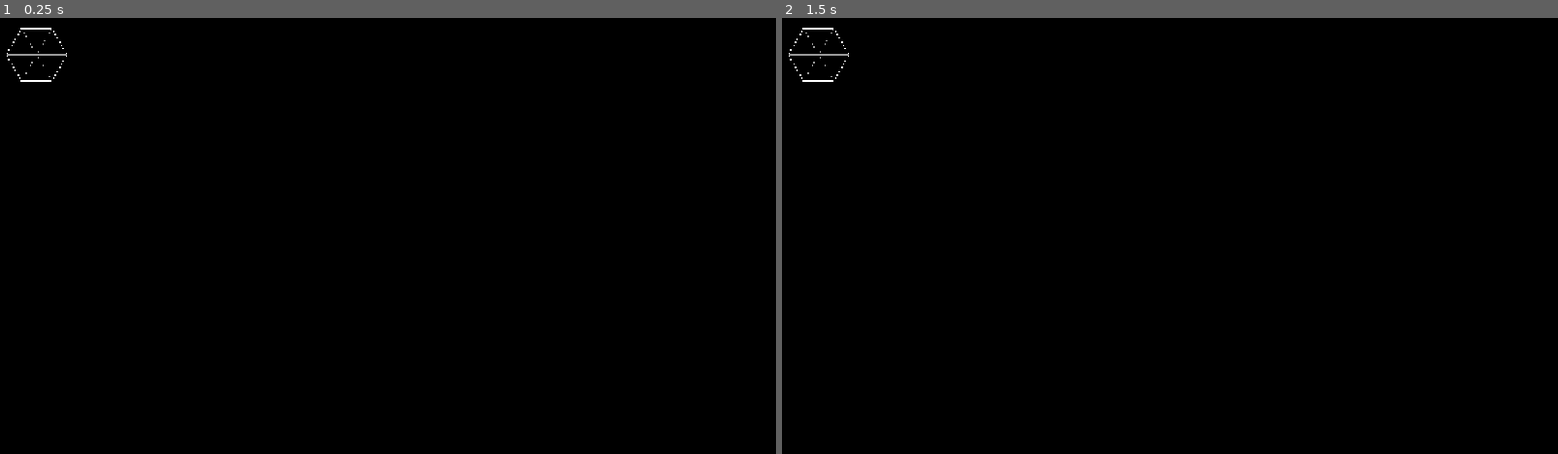
Above: before the commit, frames 1-2 (left to right).
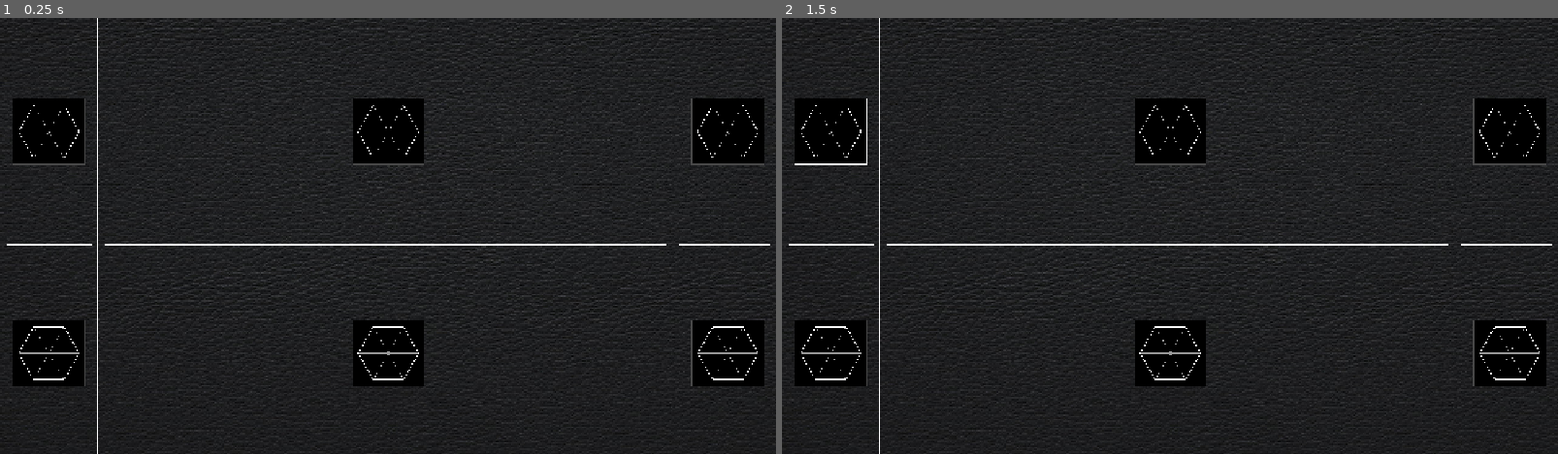
Above: after the commit, the same moments.

Repository: deecovan/hexes
Game: Godot game, scene res://Scenes/Main.tscn
Two runs of this game, one before a commit and one after it. Both use one fixed random seed, a clock stepped at 60 frames per second and the inputs below.
Inputs (mouse positions are in pixels of both pictures, inside the frame that each line leads up to):
- Up to frame 1 (0.25 s): no input
- Up to frame 2 (1.5 s): click (828, 131) at 0.52 s; click (828, 131) at 1.27 s

The runs differ from the first frame. In frame 1, 80% of the frame differs, in the area x 0-100%, y 0-100%; in frame 2, 80%.

Commit message:
Proto Table containers Ready for Video 2:00

Diff:
--- a/Scenes/Main.tscn
+++ b/Scenes/Main.tscn
@@ -1,12 +1,195 @@
-[gd_scene load_steps=3 format=3 uid="uid://6xevav3qkmfb"]
+[gd_scene load_steps=8 format=3 uid="uid://6xevav3qkmfb"]
 
 [ext_resource type="Script" uid="uid://dcyehhgv6gine" path="res://Scripts/Main.gd" id="1_rgh2o"]
-[ext_resource type="PackedScene" uid="uid://dswci3ik7fsaw" path="res://Scenes/Hex.tscn" id="2_idj7w"]
+[ext_resource type="Theme" uid="uid://bcv2ny2u6crhk" path="res://Themes/Baloo Black/Baloo Black.tres" id="2_idj7w"]
+[ext_resource type="Texture2D" uid="uid://bonchvvpaxlrm" path="res://Assets/wallpaperbetter.jpg" id="2_kln2b"]
+[ext_resource type="PackedScene" uid="uid://dswci3ik7fsaw" path="res://Scenes/Hex.tscn" id="4_rgh2o"]
+
+[sub_resource type="StyleBoxLine" id="StyleBoxLine_rgh2o"]
+color = Color(1, 1, 1, 1)
+vertical = true
+
+[sub_resource type="StyleBoxLine" id="StyleBoxLine_pbw6q"]
+color = Color(1, 1, 1, 1)
+
+[sub_resource type="StyleBoxLine" id="StyleBoxLine_v1gob"]
+color = Color(1, 1, 1, 1)
+vertical = true
 
 [node name="Main" type="Node2D"]
 script = ExtResource("1_rgh2o")
 
 [node name="Table" type="Node2D" parent="."]
 
-[node name="Hex" parent="Table" instance=ExtResource("2_idj7w")]
-position = Vector2(60, 60)
+[node name="TextureRect" type="TextureRect" parent="Table"]
+offset_left = -320.0
+offset_top = -160.0
+offset_right = 1600.0
+offset_bottom = 920.0
+pivot_offset = Vector2(960, 540)
+texture = ExtResource("2_kln2b")
+
+[node name="HSplitContainer" type="HSplitContainer" parent="Table"]
+offset_right = 1280.0
+offset_bottom = 720.0
+theme = ExtResource("2_idj7w")
+theme_override_styles/split_bar_background = SubResource("StyleBoxLine_rgh2o")
+split_offset = 20
+drag_area_highlight_in_editor = true
+
+[node name="VSplitContainerL" type="VSplitContainer" parent="Table/HSplitContainer"]
+layout_mode = 2
+theme = ExtResource("2_idj7w")
+theme_override_styles/split_bar_background = SubResource("StyleBoxLine_pbw6q")
+split_offset = 20
+drag_area_margin_begin = 10
+drag_area_margin_end = 10
+drag_area_highlight_in_editor = true
+
+[node name="CenterContainer0" type="CenterContainer" parent="Table/HSplitContainer/VSplitContainerL"]
+layout_mode = 2
+size_flags_vertical = 3
+
+[node name="VBContainer0" type="VBoxContainer" parent="Table/HSplitContainer/VSplitContainerL/CenterContainer0"]
+layout_mode = 2
+
+[node name="Container0" type="CenterContainer" parent="Table/HSplitContainer/VSplitContainerL/CenterContainer0/VBContainer0"]
+custom_minimum_size = Vector2(160, 120)
+layout_mode = 2
+size_flags_horizontal = 4
+size_flags_vertical = 4
+
+[node name="Button0" type="Button" parent="Table/HSplitContainer/VSplitContainerL/CenterContainer0/VBContainer0/Container0"]
+custom_minimum_size = Vector2(120, 110)
+layout_mode = 2
+theme = ExtResource("2_idj7w")
+
+[node name="Hex0" parent="Table/HSplitContainer/VSplitContainerL/CenterContainer0/VBContainer0/Container0/Button0" instance=ExtResource("4_rgh2o")]
+position = Vector2(60, 55)
+
+[node name="CenterContainer1" type="CenterContainer" parent="Table/HSplitContainer/VSplitContainerL"]
+layout_mode = 2
+size_flags_vertical = 3
+
+[node name="VBContainer0" type="VBoxContainer" parent="Table/HSplitContainer/VSplitContainerL/CenterContainer1"]
+layout_mode = 2
+
+[node name="Container0" type="CenterContainer" parent="Table/HSplitContainer/VSplitContainerL/CenterContainer1/VBContainer0"]
+custom_minimum_size = Vector2(160, 120)
+layout_mode = 2
+size_flags_horizontal = 4
+size_flags_vertical = 4
+
+[node name="Button0" type="Button" parent="Table/HSplitContainer/VSplitContainerL/CenterContainer1/VBContainer0/Container0"]
+custom_minimum_size = Vector2(120, 110)
+layout_mode = 2
+theme = ExtResource("2_idj7w")
+
+[node name="Hex0" parent="Table/HSplitContainer/VSplitContainerL/CenterContainer1/VBContainer0/Container0/Button0" instance=ExtResource("4_rgh2o")]
+position = Vector2(60, 55)
+
+[node name="HSplitContainerR" type="HSplitContainer" parent="Table/HSplitContainer"]
+layout_mode = 2
+theme_override_styles/split_bar_background = SubResource("StyleBoxLine_v1gob")
+drag_area_highlight_in_editor = true
+
+[node name="VSplitContainerC" type="VSplitContainer" parent="Table/HSplitContainer/HSplitContainerR"]
+layout_mode = 2
+size_flags_horizontal = 3
+theme = ExtResource("2_idj7w")
+theme_override_styles/split_bar_background = SubResource("StyleBoxLine_pbw6q")
+split_offset = 20
+drag_area_margin_end = 10
+drag_area_highlight_in_editor = true
+
+[node name="CenterContainer0" type="CenterContainer" parent="Table/HSplitContainer/HSplitContainerR/VSplitContainerC"]
+layout_mode = 2
+size_flags_vertical = 3
+
+[node name="VBContainer0" type="VBoxContainer" parent="Table/HSplitContainer/HSplitContainerR/VSplitContainerC/CenterContainer0"]
+layout_mode = 2
+
+[node name="Container0" type="CenterContainer" parent="Table/HSplitContainer/HSplitContainerR/VSplitContainerC/CenterContainer0/VBContainer0"]
+custom_minimum_size = Vector2(160, 120)
+layout_mode = 2
+size_flags_horizontal = 4
+size_flags_vertical = 4
+
+[node name="Button0" type="Button" parent="Table/HSplitContainer/HSplitContainerR/VSplitContainerC/CenterContainer0/VBContainer0/Container0"]
+custom_minimum_size = Vector2(120, 110)
+layout_mode = 2
+theme = ExtResource("2_idj7w")
+
+[node name="Hex0" parent="Table/HSplitContainer/HSplitContainerR/VSplitContainerC/CenterContainer0/VBContainer0/Container0/Button0" instance=ExtResource("4_rgh2o")]
+position = Vector2(60, 55)
+
+[node name="CenterContainer1" type="CenterContainer" parent="Table/HSplitContainer/HSplitContainerR/VSplitContainerC"]
+layout_mode = 2
+size_flags_vertical = 3
+
+[node name="VBContainer0" type="VBoxContainer" parent="Table/HSplitContainer/HSplitContainerR/VSplitContainerC/CenterContainer1"]
+layout_mode = 2
+
+[node name="Container0" type="CenterContainer" parent="Table/HSplitContainer/HSplitContainerR/VSplitContainerC/CenterContainer1/VBContainer0"]
+custom_minimum_size = Vector2(160, 120)
+layout_mode = 2
+size_flags_horizontal = 4
+size_flags_vertical = 4
+
+[node name="Button0" type="Button" parent="Table/HSplitContainer/HSplitContainerR/VSplitContainerC/CenterContainer1/VBContainer0/Container0"]
+custom_minimum_size = Vector2(120, 110)
+layout_mode = 2
+theme = ExtResource("2_idj7w")
+
+[node name="Hex0" parent="Table/HSplitContainer/HSplitContainerR/VSplitContainerC/CenterContainer1/VBContainer0/Container0/Button0" instance=ExtResource("4_rgh2o")]
+position = Vector2(60, 55)
+
+[node name="VSplitContainerR" type="VSplitContainer" parent="Table/HSplitContainer/HSplitContainerR"]
+layout_mode = 2
+theme = ExtResource("2_idj7w")
+theme_override_styles/split_bar_background = SubResource("StyleBoxLine_pbw6q")
+split_offset = 20
+drag_area_margin_end = 10
+drag_area_highlight_in_editor = true
+
+[node name="CenterContainer0" type="CenterContainer" parent="Table/HSplitContainer/HSplitContainerR/VSplitContainerR"]
+layout_mode = 2
+size_flags_vertical = 3
+
+[node name="VBContainer0" type="VBoxContainer" parent="Table/HSplitContainer/HSplitContainerR/VSplitContainerR/CenterContainer0"]
+layout_mode = 2
+
+[node name="Container0" type="CenterContainer" parent="Table/HSplitContainer/HSplitContainerR/VSplitContainerR/CenterContainer0/VBContainer0"]
+custom_minimum_size = Vector2(160, 120)
+layout_mode = 2
+size_flags_horizontal = 4
+size_flags_vertical = 4
+
+[node name="Button0" type="Button" parent="Table/HSplitContainer/HSplitContainerR/VSplitContainerR/CenterContainer0/VBContainer0/Container0"]
+custom_minimum_size = Vector2(120, 110)
+layout_mode = 2
+theme = ExtResource("2_idj7w")
+
+[node name="Hex0" parent="Table/HSplitContainer/HSplitContainerR/VSplitContainerR/CenterContainer0/VBContainer0/Container0/Button0" instance=ExtResource("4_rgh2o")]
+position = Vector2(60, 55)
+
+[node name="CenterContainer1" type="CenterContainer" parent="Table/HSplitContainer/HSplitContainerR/VSplitContainerR"]
+layout_mode = 2
+size_flags_vertical = 3
+
+[node name="VBContainer0" type="VBoxContainer" parent="Table/HSplitContainer/HSplitContainerR/VSplitContainerR/CenterContainer1"]
+layout_mode = 2
+
+[node name="Container0" type="CenterContainer" parent="Table/HSplitContainer/HSplitContainerR/VSplitContainerR/CenterContainer1/VBContainer0"]
+custom_minimum_size = Vector2(160, 120)
+layout_mode = 2
+size_flags_horizontal = 4
+size_flags_vertical = 4
+
+[node name="Button0" type="Button" parent="Table/HSplitContainer/HSplitContainerR/VSplitContainerR/CenterContainer1/VBContainer0/Container0"]
+custom_minimum_size = Vector2(120, 110)
+layout_mode = 2
+theme = ExtResource("2_idj7w")
+
+[node name="Hex0" parent="Table/HSplitContainer/HSplitContainerR/VSplitContainerR/CenterContainer1/VBContainer0/Container0/Button0" instance=ExtResource("4_rgh2o")]
+position = Vector2(60, 55)
Binary file added: Assets/wallpaperbetter.jpg
Binary file added: Assets/wallpaperflare.jpg
Not shown: 1 places in Themes/Baloo Black/Baloo Black.tres that only renumber resources
Not shown, changed: README.MD
